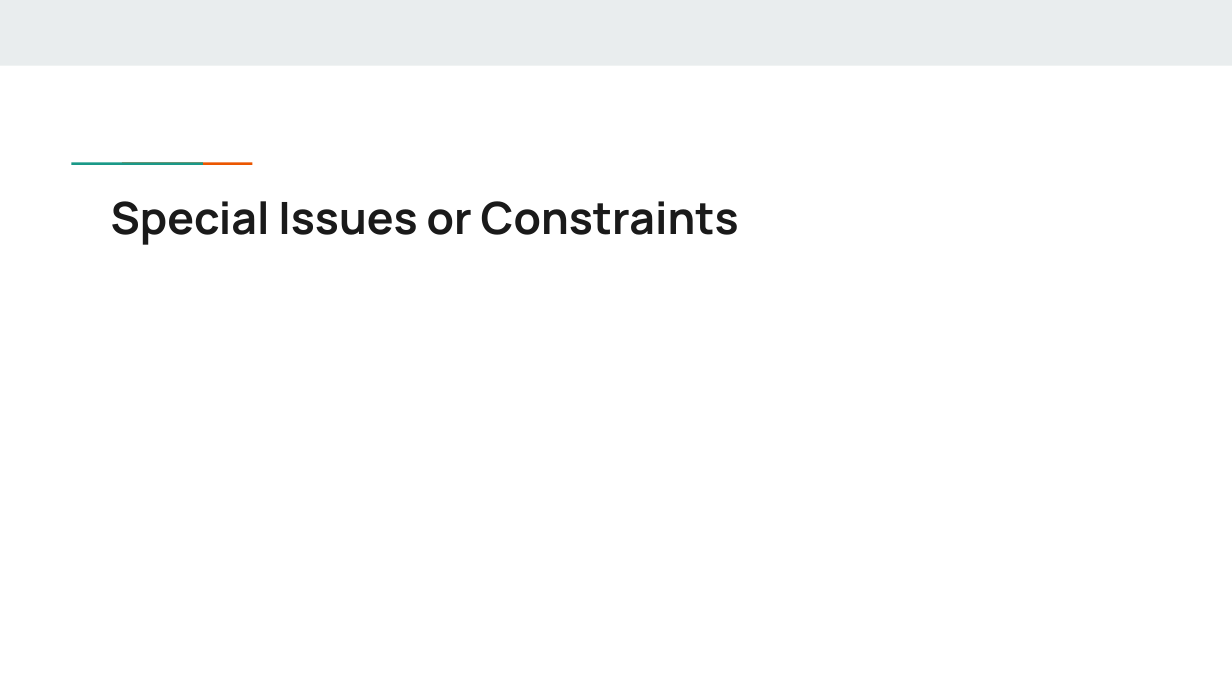
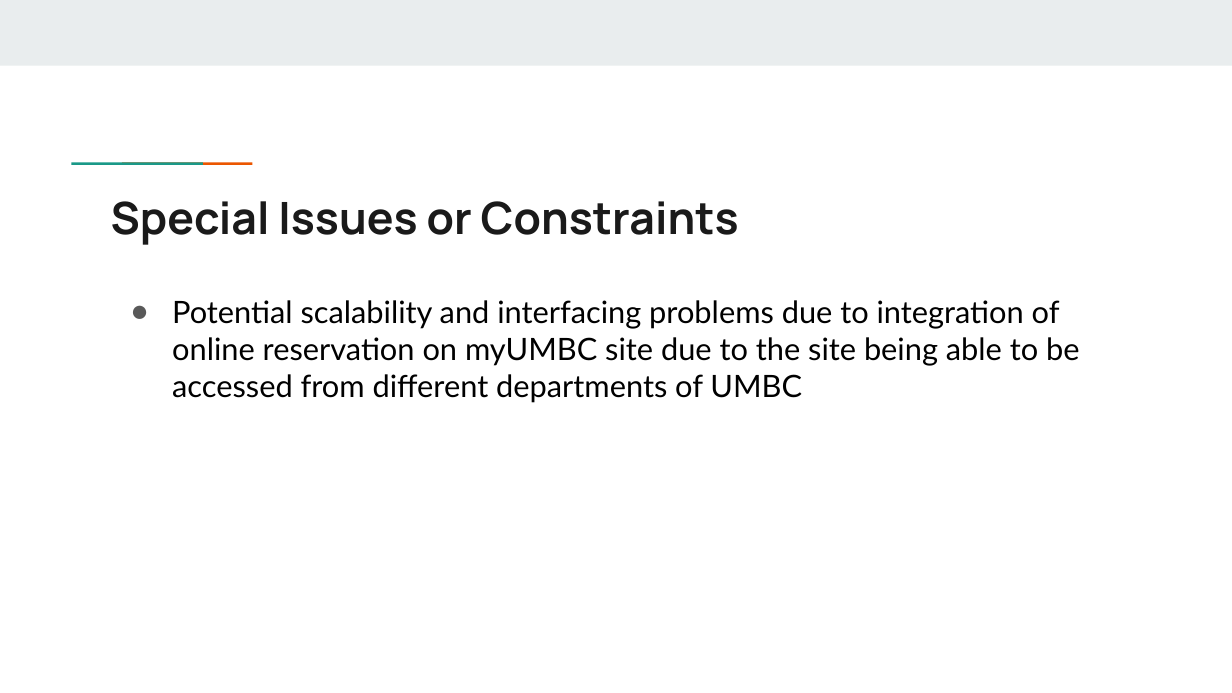
Before and after one commit to N-Roomi/A.O.K.-Laptop-Loan-System-Overhaul, a slide deck: slide 18 of A.O.K. Laptop Overhaul System.pptx (slide 9 before the commit). Drawn at 1232x693 pixels with LibreOffice and Linux fonts; fonts in the diff are those of the drawing. Boxes give left, top, right and bottom in pixels: in the first picture for what was removed or moved away, otherwise in the second. Text is boxed around its words. In the diff, an @@ line names an element or a change of style, - is before the commit and + after.

```diff
--- a/A.O.K. Laptop Overhaul System.pptx
+++ b/A.O.K. Laptop Overhaul System.pptx
@@ text added at (x1=172, y1=300, x2=1079, y2=403), 18 pt, text #000000 @@
+● Potential scalability and interfacing problems due to integration of online reservation on myUMBC site due to the site being able to be accessed from different departments of UMBC
```
Also in this commit, not shown: 4 other slides changed, 15 slides added, 6 slides removed, 4 other files.
